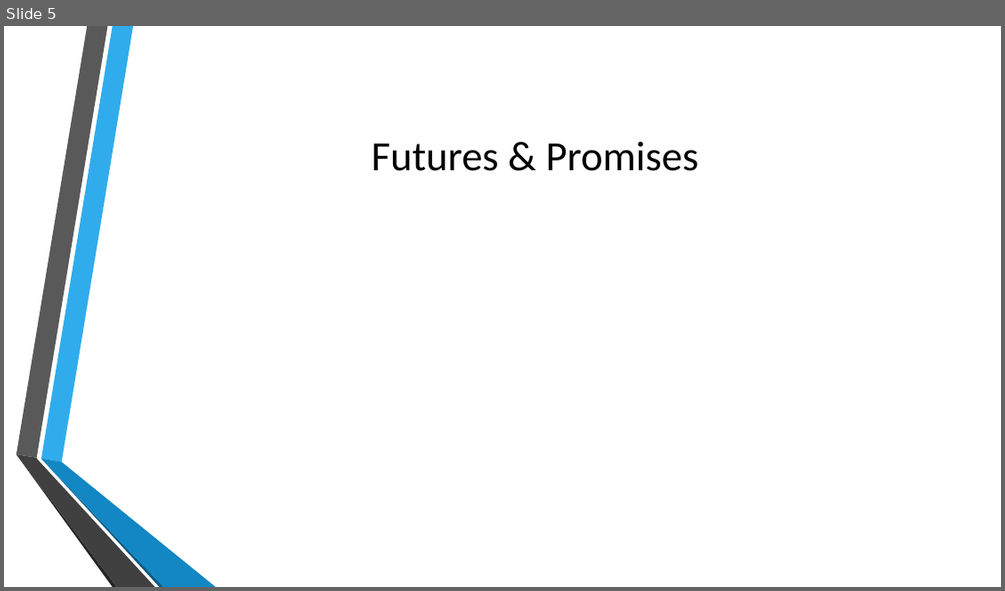
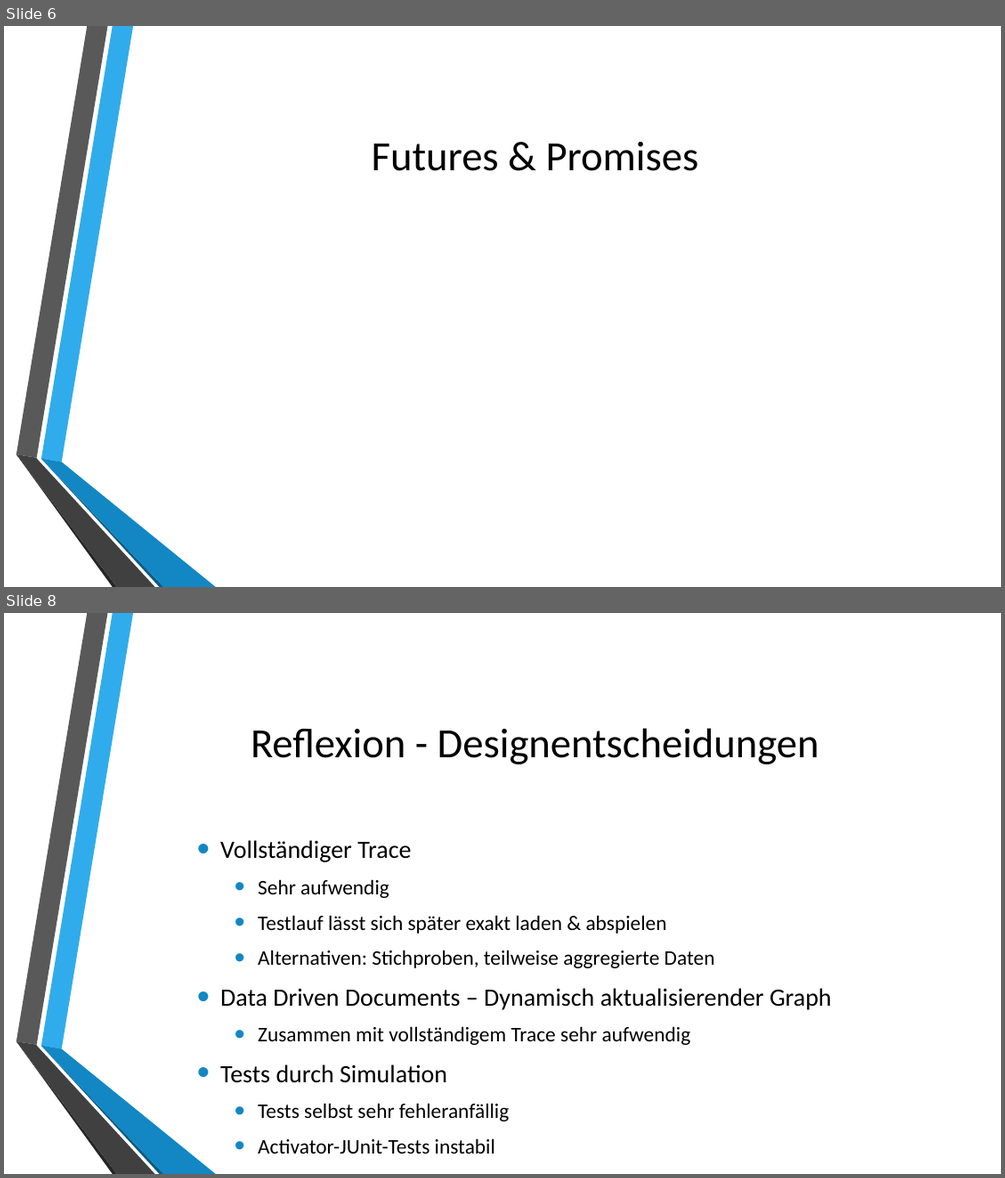
Before and after one commit to autarchprinceps/Reactive-Load-Generator, a slide deck: Dokumentation/Präsentation.pptx. Shown one above the other, each under a label of ours: slide 5 before the commit, slides 6 and 8 after it; the slides between them are not shown. The pictures are 1005x591 and 1005x1178 pixels, drawn with LibreOffice and Linux fonts; fonts in the diff are those of the drawing; background and template pictures are left out. Boxes give left, top, right and bottom in pixels: in the first picture for what was removed or moved away, otherwise in the second. Text is boxed around its words. In the diff, an @@ line names an element or a change of style, - is before the commit and + after.

```diff
--- a/Dokumentation/Präsentation.pptx
+++ b/Dokumentation/Präsentation.pptx
@@ slide 8 added at <box>4,613,1001,1174</box>, background picture (left out); not listed: 6 template elements that a slide beside it also shows @@
@@ title added at <box>251,728,819,764</box>, 40 pt, text #000000 @@
+Reflexion - Designentscheidungen
@@ text added at <box>220,840,832,1153</box>, 20 pt, text #000000 @@
+• Vollständiger Trace
+  • Sehr aufwendig
+  • Testlauf lässt sich später exakt laden & abspielen
+  • Alternativen: Stichproben, teilweise aggregierte Daten
+• Data Driven Documents – Dynamisch aktualisierender Graph
+  • Zusammen mit vollständigem Trace sehr aufwendig
+• Tests durch Simulation
+  • Tests selbst sehr fehleranfällig
+  • Activator-JUnit-Tests instabil
@@ what was slide 5 is now slide 6 @@
```
Also in this commit, not shown: 1 slide changed, 4 other slides added.
